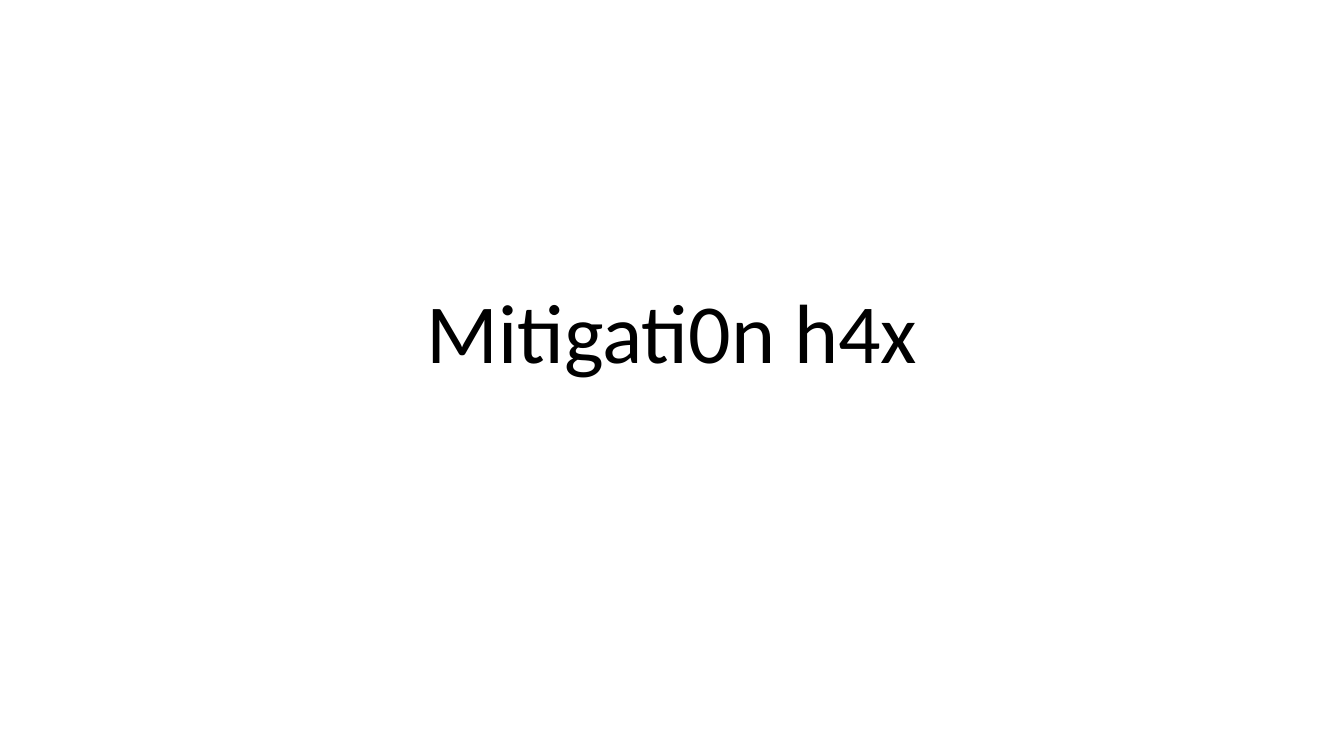
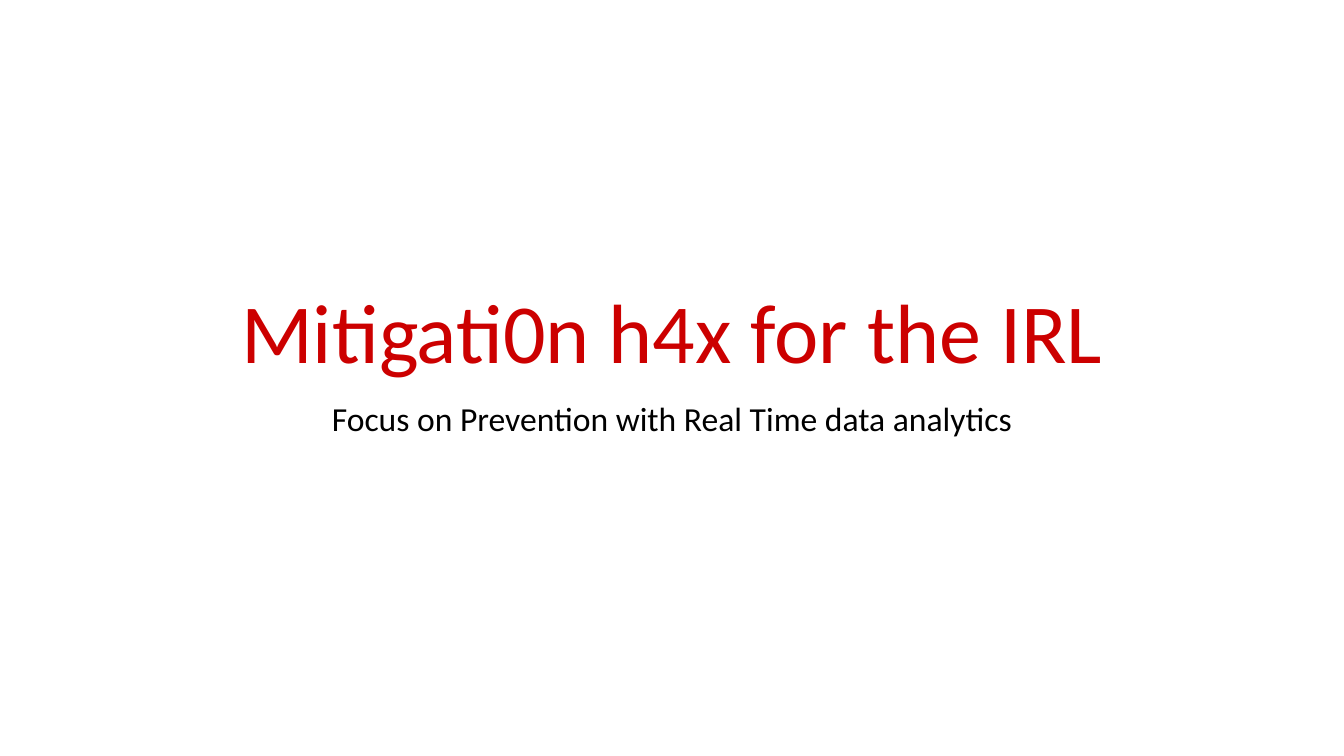
Before and after one commit to bbalboa/dedpool, a slide deck: slide 1 of PRESENTATION/Mitigati0n h4x.pptx. Drawn at 1344x756 pixels with LibreOffice and Linux fonts; fonts in the diff are those of the drawing; background and template pictures are left out. Boxes give left, top, right and bottom in pixels: in the first picture for what was removed or moved away, otherwise in the second. Text is boxed around its words. In the diff, an @@ line names an element or a change of style, - is before the commit and + after.

Commit message:
ppt draft

```diff
--- a/PRESENTATION/Mitigati0n h4x.pptx
+++ b/PRESENTATION/Mitigati0n h4x.pptx
@@ title at [241, 304, 1102, 378]: text changed; text colour #000000 to #CC0000 @@
-Mitigati0n h4x
+Mitigati0n h4x for the IRL
@@ subtitle added at [332, 407, 1012, 437], 24 pt, text #000000 @@
+Focus on Prevention with Real Time data analytics
```
Also in this commit, not shown: 1 other slide changed, 5 slides added, 6 other files.
